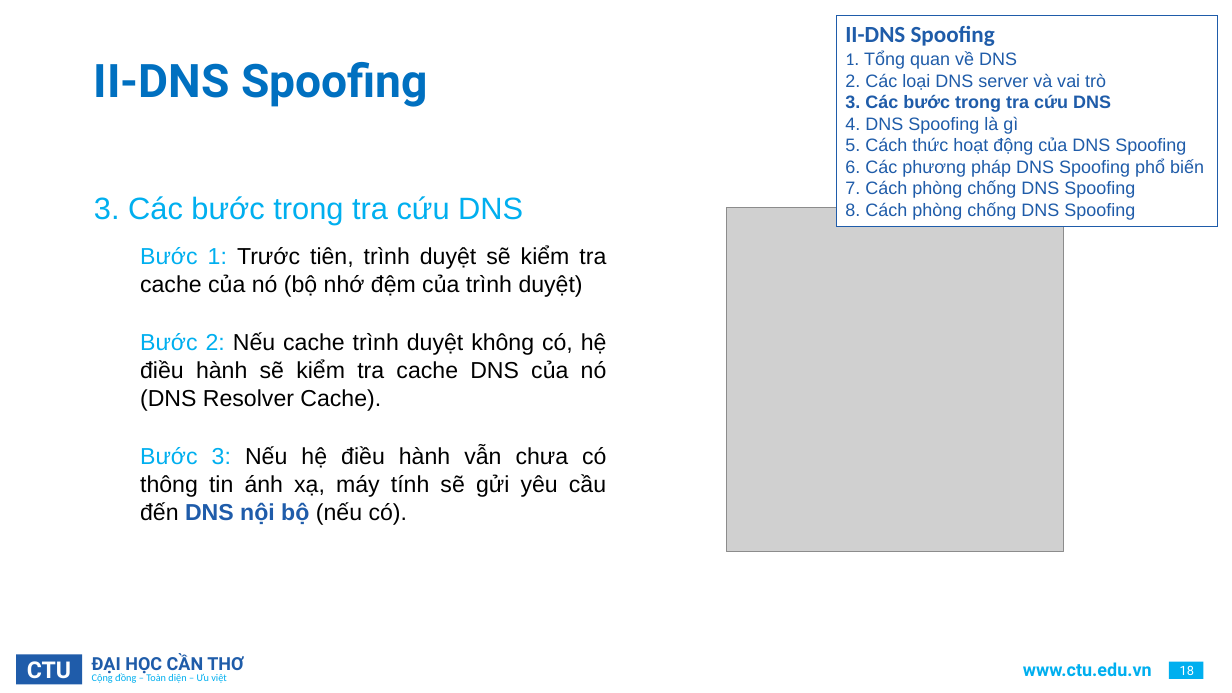
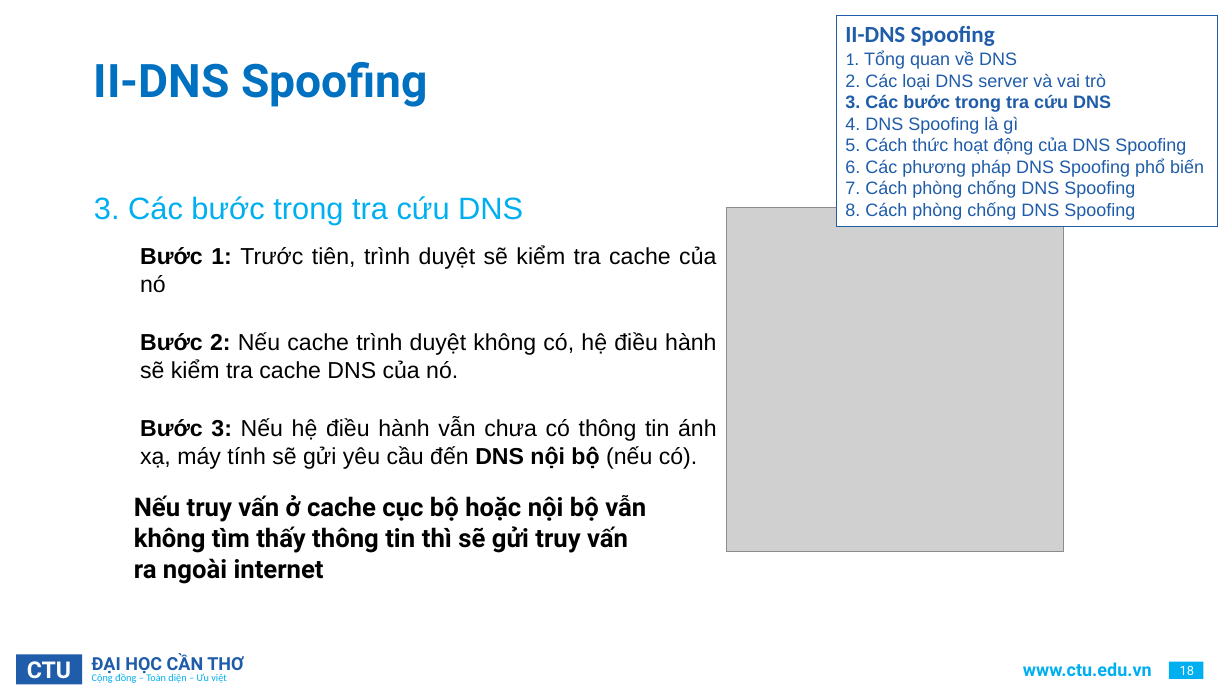
Before and after one commit to HaiDangDoo/archive, a slide deck: slide 18 of NLCS/CTU_PowerPoint_Template.pptx. Drawn at 1232x693 pixels with LibreOffice and Linux fonts; fonts in the diff are those of the drawing; grey boxes stand for pictures; background and template pictures are left out. Boxes give left, top, right and bottom in pixels: in the first picture for what was removed or moved away, otherwise in the second. Text is boxed around its words. In the diff, an @@ line names an element or a change of style, - is before the commit and + after.

```diff
--- a/NLCS/CTU_PowerPoint_Template.pptx
+++ b/NLCS/CTU_PowerPoint_Template.pptx
@@ text at (140, 246, 716, 379): text changed @@
-Bước 1: Trước tiên, trình duyệt sẽ kiểm tra cache của nó (bộ nhớ đệm của trình duyệt)
-Bước 2: Nếu cache trình duyệt không có, hệ điều hành sẽ kiểm tra cache DNS của nó (DNS Resolver Cache).
+Bước 1: Trước tiên, trình duyệt sẽ kiểm tra cache của nó
+Bước 2: Nếu cache trình duyệt không có, hệ điều hành sẽ kiểm tra cache DNS của nó.
@@ text at (140, 418, 717, 469): text colour #00AFEF to #000000, bold on in "Bước 3:"; text colour #1F5CAA to #000000 in "DNS nội bộ" @@
@@ text added at (134, 495, 646, 584), 20 pt, text #000000, bold @@
+Nếu truy vấn ở cache cục bộ hoặc nội bộ vẫn không tìm thấy thông tin thì sẽ gửi truy vấn ra ngoài internet
```
Also in this commit, not shown: 30 other slides changed, 2 slides removed, 35 other files.
